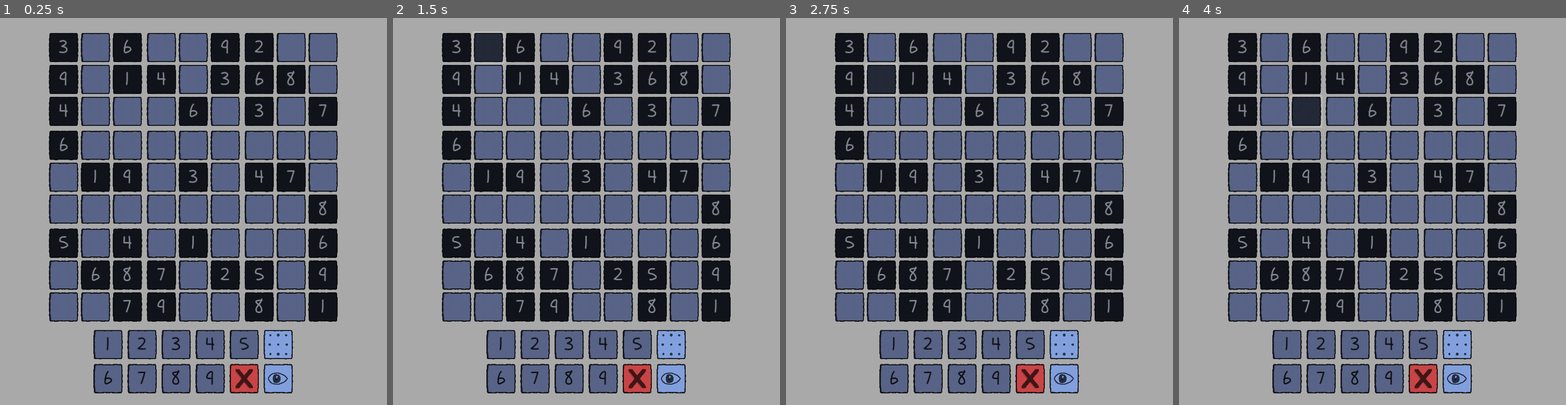
Above: before the commit, frames 1-4 (left to right).
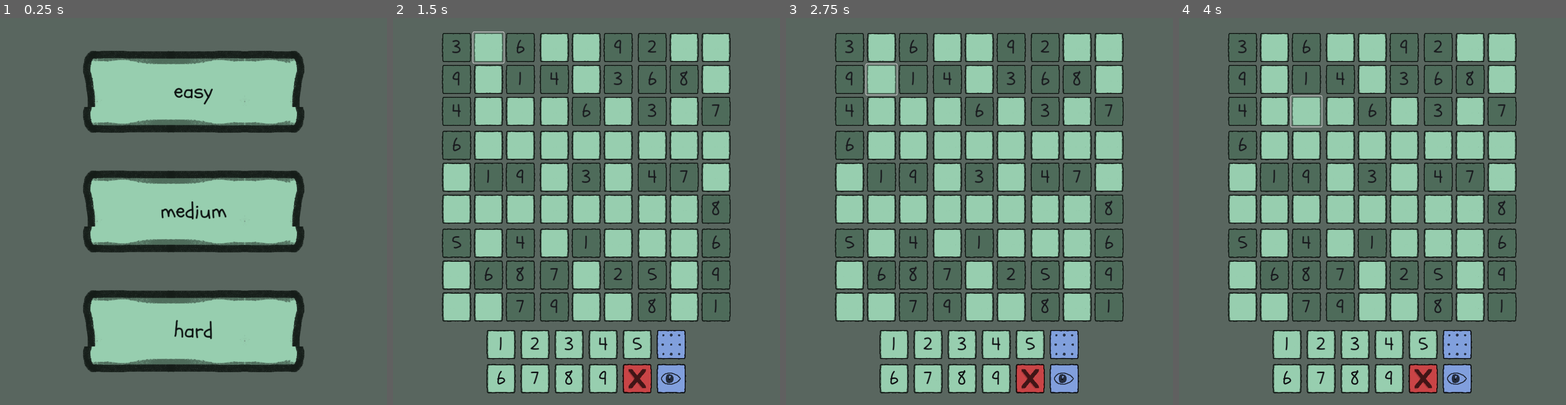
Above: after the commit, the same moments.

Repository: gitMickehh/soduku-recreation
Game: Godot game, scene res://soduku_scene.tscn
The game is run twice, just before and just after one commit, with the same random seed, the same clock (stepped at 60 frames per second) and the same inputs.
Inputs (mouse positions are in pixels of both pictures, inside the frame that each line leads up to):
- Up to frame 1 (0.25 s): no input
- Up to frame 2 (1.5 s): click (586, 211) at 0.5 s, where only the run after the commit has a clickable "medium"; click (489, 48) at 1.27 s
- Up to frame 3 (2.75 s): click (882, 79) at 2.02 s
- Up to frame 4 (4 s): click (1275, 110) at 2.77 s; click (1306, 110) at 3.52 s

The runs differ from the first frame. In frame 1, 98% of the frame differs, in the area x 0-100%, y 0-100%; in frame 2, 91%; in frame 3, 91%; in frame 4, 91%.

Commit message:
better art, difficulty is now selected at the beginning!

Diff:
--- /dev/null
+++ b/main_menu.gd
@@ -0,0 +1,26 @@
+extends Control
+
+@onready var easy_button: Button = $"difficulty-buttons-container/easy"
+@onready var med_button: Button = $"difficulty-buttons-container/med"
+@onready var hard_button: Button = $"difficulty-buttons-container/hard"
+@onready var difficulty_buttons_container: VBoxContainer = $"difficulty-buttons-container"
+@onready var game_container: MarginContainer = $"../Game_Container"
+
+func _ready() -> void:
+	var creator = Soduku_Creator.new()
+	easy_button.connect("pressed", func():
+		_open_game(creator.DIFFICULTY.EASY)
+	)
+
+	med_button.connect("pressed", func():
+		_open_game(creator.DIFFICULTY.MEDIUM)
+	)
+
+	hard_button.connect("pressed", func():
+		_open_game(creator.DIFFICULTY.HARD)
+	)
+
+func _open_game(difficulty) -> void:
+	game_container.visible = true
+	game_container.start_game(difficulty)
+	self.visible = false
--- a/prefabs/button.tscn
+++ b/prefabs/button.tscn
@@ -18,7 +18,7 @@
 offset_bottom = 100.0
 size_flags_horizontal = 0
 size_flags_vertical = 0
-theme_override_colors/font_disabled_color = Color(0.517406, 0.53239, 0.577024, 1)
+theme_override_colors/font_disabled_color = Color(0.0945874, 0.0997229, 0.115127, 1)
 theme_override_colors/font_focus_color = Color(0.0588235, 0.0627451, 0.0745098, 1)
 theme_override_colors/font_color = Color(0.0588235, 0.0627451, 0.0745098, 1)
 theme_override_fonts/font = ExtResource("1_v0gdg")
--- a/scripts/game_container_manager.gd
+++ b/scripts/game_container_manager.gd
@@ -17,7 +17,7 @@
 var horizontal_boxes_containers: Array[Horizontal_Boxes_Container] = []
 
 func _ready() -> void:
-	RenderingServer.set_default_clear_color(Color.DARK_GRAY)
+	RenderingServer.set_default_clear_color(Color("59665f"))
 	input_lines_container.new_input_chosen.connect(_on_new_input_chosen)
 
 	horizontal_boxes_containers.append(horizontal_blocks_container_1)
@@ -25,9 +25,11 @@
 	horizontal_boxes_containers.append(horizontal_blocks_container_3)
 	blocks = _get_block_objects()
 
-	game_array = creator.setup_new_game(creator.DIFFICULTY.MEDIUM)
+	#start_game(creator.DIFFICULTY.MEDIUM)
+
+func start_game(difficulty) -> void:
+	game_array = creator.setup_new_game(difficulty)
 	_set_numbers(game_array)
-
 	_get_game_buttons()
 	_update_buttons_auto_candidates(game_array)
 
--- a/soduku_scene.tscn
+++ b/soduku_scene.tscn
@@ -7,6 +7,7 @@
 [ext_resource type="Resource" uid="uid://c4mbs6443jh31" path="res://stylebox_groups/remove_button.tres" id="4_4oyq0"]
 [ext_resource type="Resource" uid="uid://byp4rg7cs6xqc" path="res://stylebox_groups/candidate_view.tres" id="5_3jbic"]
 [ext_resource type="Resource" uid="uid://bs8y7pt03ahv1" path="res://stylebox_groups/candidate_input.tres" id="6_rw2x8"]
+[ext_resource type="Script" path="res://main_menu.gd" id="9_k3a4o"]
 [ext_resource type="FontFile" uid="uid://coettj6fe2mfm" path="res://art/Schoolbell-Regular.ttf" id="12_3d25l"]
 [ext_resource type="Texture2D" uid="uid://b2j764hbadnmr" path="res://art/Soduku_Sheet_BW.png" id="14_rpmvt"]
 
@@ -298,16 +299,38 @@
 region_rect = Rect2(0, 0, 512, 512)
 modulate_color = Color(0.455, 0.51625, 0.7, 1)
 
-[sub_resource type="StyleBoxTexture" id="StyleBoxTexture_6cff6"]
-texture = ExtResource("14_rpmvt")
-texture_margin_left = 75.0
-texture_margin_top = 60.0
-texture_margin_right = 75.0
-texture_margin_bottom = 60.0
+[sub_resource type="StyleBoxTexture" id="StyleBoxTexture_nmc7c"]
+texture = ExtResource("14_rpmvt")
+texture_margin_left = 50.0
+texture_margin_top = 100.0
+texture_margin_right = 50.0
+texture_margin_bottom = 100.0
 axis_stretch_horizontal = 1
 axis_stretch_vertical = 1
-region_rect = Rect2(0, 0, 512, 512)
-modulate_color = Color(0.429, 0.66, 0.6292, 1)
+region_rect = Rect2(512, 1024, 512, 512)
+modulate_color = Color(0.592157, 0.807843, 0.686275, 1)
+
+[sub_resource type="StyleBoxTexture" id="StyleBoxTexture_y0pom"]
+texture = ExtResource("14_rpmvt")
+texture_margin_left = 50.0
+texture_margin_top = 100.0
+texture_margin_right = 50.0
+texture_margin_bottom = 100.0
+axis_stretch_horizontal = 1
+axis_stretch_vertical = 1
+region_rect = Rect2(1024, 1024, 512, 512)
+modulate_color = Color(0.592157, 0.807843, 0.686275, 1)
+
+[sub_resource type="StyleBoxTexture" id="StyleBoxTexture_6cff6"]
+texture = ExtResource("14_rpmvt")
+texture_margin_left = 50.0
+texture_margin_top = 100.0
+texture_margin_right = 50.0
+texture_margin_bottom = 100.0
+axis_stretch_horizontal = 1
+axis_stretch_vertical = 1
+region_rect = Rect2(0, 1024, 512, 512)
+modulate_color = Color(0.592157, 0.807843, 0.686275, 1)
 
 [node name="Control" type="Control"]
 layout_mode = 3
@@ -320,6 +343,7 @@
 size_flags_vertical = 4
 
 [node name="Game_Container" type="MarginContainer" parent="."]
+visible = false
 layout_mode = 1
 anchors_preset = 15
 anchor_right = 1.0
@@ -473,58 +497,64 @@
 text = "f"
 
 [node name="main-menu" type="Control" parent="."]
-visible = false
 layout_mode = 1
 anchors_preset = 15
 anchor_right = 1.0
 anchor_bottom = 1.0
 grow_horizontal = 2
 grow_vertical = 2
-
-[node name="VBoxContainer" type="VBoxContainer" parent="main-menu"]
+script = ExtResource("9_k3a4o")
+
+[node name="difficulty-buttons-container" type="VBoxContainer" parent="main-menu"]
 layout_mode = 1
 anchors_preset = 8
 anchor_left = 0.5
 anchor_top = 0.5
 anchor_right = 0.5
 anchor_bottom = 0.5
-offset_left = -4.0
-offset_top = -4.0
-offset_right = 4.0
-offset_bottom = 4.0
+offset_left = -319.0
+offset_top = -343.0
+offset_right = 320.0
+offset_bottom = 343.0
 grow_horizontal = 2
 grow_vertical = 2
 theme_override_constants/separation = 50
 
-[node name="divider" type="Control" parent="main-menu/VBoxContainer"]
-layout_mode = 2
-
-[node name="easy" type="Button" parent="main-menu/VBoxContainer"]
-custom_minimum_size = Vector2(400, 100)
+[node name="divider" type="Control" parent="main-menu/difficulty-buttons-container"]
+layout_mode = 2
+
+[node name="easy" type="Button" parent="main-menu/difficulty-buttons-container"]
+custom_minimum_size = Vector2(400, 200)
 layout_mode = 2
 theme_override_colors/font_color = Color(0.0509804, 0.0705882, 0.0666667, 1)
 theme_override_fonts/font = ExtResource("12_3d25l")
-theme_override_font_sizes/font_size = 45
+theme_override_font_sizes/font_size = 60
+theme_override_styles/hover = SubResource("StyleBoxTexture_nmc7c")
+theme_override_styles/pressed = SubResource("StyleBoxTexture_y0pom")
 theme_override_styles/normal = SubResource("StyleBoxTexture_6cff6")
 text = "easy"
 
-[node name="med" type="Button" parent="main-menu/VBoxContainer"]
-custom_minimum_size = Vector2(400, 100)
+[node name="med" type="Button" parent="main-menu/difficulty-buttons-container"]
+custom_minimum_size = Vector2(400, 200)
 layout_mode = 2
 theme_override_colors/font_color = Color(0.0509804, 0.0705882, 0.0666667, 1)
 theme_override_fonts/font = ExtResource("12_3d25l")
-theme_override_font_sizes/font_size = 45
+theme_override_font_sizes/font_size = 60
+theme_override_styles/hover = SubResource("StyleBoxTexture_nmc7c")
+theme_override_styles/pressed = SubResource("StyleBoxTexture_y0pom")
 theme_override_styles/normal = SubResource("StyleBoxTexture_6cff6")
 text = "medium"
 
-[node name="hard" type="Button" parent="main-menu/VBoxContainer"]
-custom_minimum_size = Vector2(400, 100)
+[node name="hard" type="Button" parent="main-menu/difficulty-buttons-container"]
+custom_minimum_size = Vector2(400, 200)
 layout_mode = 2
 theme_override_colors/font_color = Color(0.0509804, 0.0705882, 0.0666667, 1)
 theme_override_fonts/font = ExtResource("12_3d25l")
-theme_override_font_sizes/font_size = 45
+theme_override_font_sizes/font_size = 60
+theme_override_styles/hover = SubResource("StyleBoxTexture_nmc7c")
+theme_override_styles/pressed = SubResource("StyleBoxTexture_y0pom")
 theme_override_styles/normal = SubResource("StyleBoxTexture_6cff6")
 text = "hard"
 
-[node name="divider2" type="Control" parent="main-menu/VBoxContainer"]
-layout_mode = 2
+[node name="divider2" type="Control" parent="main-menu/difficulty-buttons-container"]
+layout_mode = 2
--- a/texture_styleboxes_BW_raw/candidates_input_D_button.tres
+++ b/texture_styleboxes_BW_raw/candidates_input_D_button.tres
@@ -7,5 +7,5 @@
 texture = ExtResource("1_aavnk")
 axis_stretch_horizontal = 2
 axis_stretch_vertical = 2
-region_rect = Rect2(512, 1024, 512, 512)
+region_rect = Rect2(1024, 512, 512, 512)
 modulate_color = Color(0.52549, 0.647059, 0.898039, 1)
--- a/texture_styleboxes_BW_raw/candidates_input_N_button.tres
+++ b/texture_styleboxes_BW_raw/candidates_input_N_button.tres
@@ -7,5 +7,5 @@
 texture = ExtResource("1_3frjv")
 axis_stretch_horizontal = 2
 axis_stretch_vertical = 2
-region_rect = Rect2(0, 1024, 512, 512)
+region_rect = Rect2(512, 512, 512, 512)
 modulate_color = Color(0.525764, 0.648319, 0.898502, 1)
--- a/texture_styleboxes_BW_raw/candidates_view_D_button.tres
+++ b/texture_styleboxes_BW_raw/candidates_view_D_button.tres
@@ -7,5 +7,5 @@
 texture = ExtResource("1_ot4x8")
 axis_stretch_horizontal = 2
 axis_stretch_vertical = 2
-region_rect = Rect2(1024, 512, 512, 512)
+region_rect = Rect2(0, 512, 512, 512)
 modulate_color = Color(0.52549, 0.647059, 0.898039, 1)
--- a/texture_styleboxes_BW_raw/candidates_view_N_button.tres
+++ b/texture_styleboxes_BW_raw/candidates_view_N_button.tres
@@ -7,5 +7,5 @@
 texture = ExtResource("1_bkiuc")
 axis_stretch_horizontal = 2
 axis_stretch_vertical = 2
-region_rect = Rect2(512, 512, 512, 512)
+region_rect = Rect2(1536, 0, 512, 512)
 modulate_color = Color(0.52549, 0.647059, 0.898039, 1)
--- a/texture_styleboxes_BW_raw/default_D_button.tres
+++ b/texture_styleboxes_BW_raw/default_D_button.tres
@@ -7,5 +7,5 @@
 texture = ExtResource("1_36g75")
 axis_stretch_horizontal = 2
 axis_stretch_vertical = 2
-region_rect = Rect2(0, 512, 512, 512)
-modulate_color = Color(0.454902, 0.517647, 0.701961, 1)
+region_rect = Rect2(1024, 0, 512, 512)
+modulate_color = Color(0.592157, 0.807843, 0.686275, 1)
--- a/texture_styleboxes_BW_raw/default_HL_D_button.tres
+++ b/texture_styleboxes_BW_raw/default_HL_D_button.tres
@@ -7,5 +7,5 @@
 texture = ExtResource("1_61we1")
 axis_stretch_horizontal = 2
 axis_stretch_vertical = 2
-region_rect = Rect2(0, 512, 512, 512)
-modulate_color = Color(0.800019, 0.886334, 0.922779, 1)
+region_rect = Rect2(512, 0, 512, 512)
+modulate_color = Color(0.42095, 0.59555, 0.39443, 1)
--- a/texture_styleboxes_BW_raw/default_HL_H_button.tres
+++ b/texture_styleboxes_BW_raw/default_HL_H_button.tres
@@ -8,4 +8,4 @@
 axis_stretch_horizontal = 2
 axis_stretch_vertical = 2
 region_rect = Rect2(512, 0, 512, 512)
-modulate_color = Color(0.60881, 0.663173, 0.81666, 1)
+modulate_color = Color(0.792157, 0.913725, 0.772549, 1)
--- a/texture_styleboxes_BW_raw/default_HL_N_button.tres
+++ b/texture_styleboxes_BW_raw/default_HL_N_button.tres
@@ -8,4 +8,4 @@
 axis_stretch_horizontal = 2
 axis_stretch_vertical = 2
 region_rect = Rect2(0, 0, 512, 512)
-modulate_color = Color(0.774052, 0.807884, 0.902215, 1)
+modulate_color = Color(0.790578, 0.91548, 0.774114, 1)
--- a/texture_styleboxes_BW_raw/default_H_button.tres
+++ b/texture_styleboxes_BW_raw/default_H_button.tres
@@ -8,4 +8,4 @@
 axis_stretch_horizontal = 2
 axis_stretch_vertical = 2
 region_rect = Rect2(512, 0, 512, 512)
-modulate_color = Color(0.454902, 0.517647, 0.701961, 1)
+modulate_color = Color(0.592157, 0.807843, 0.686275, 1)
--- a/texture_styleboxes_BW_raw/default_N_button.tres
+++ b/texture_styleboxes_BW_raw/default_N_button.tres
@@ -8,4 +8,4 @@
 axis_stretch_horizontal = 2
 axis_stretch_vertical = 2
 region_rect = Rect2(0, 0, 512, 512)
-modulate_color = Color(0.455, 0.51625, 0.7, 1)
+modulate_color = Color(0.590996, 0.809166, 0.686891, 1)
--- a/texture_styleboxes_BW_raw/duplicate_D_button.tres
+++ b/texture_styleboxes_BW_raw/duplicate_D_button.tres
@@ -7,5 +7,5 @@
 texture = ExtResource("1_00b1r")
 axis_stretch_horizontal = 2
 axis_stretch_vertical = 2
-region_rect = Rect2(0, 512, 512, 512)
+region_rect = Rect2(1024, 0, 512, 512)
 modulate_color = Color(0.815686, 0.27451, 0.286275, 1)
--- a/texture_styleboxes_BW_raw/duplicate_HL_D_button.tres
+++ b/texture_styleboxes_BW_raw/duplicate_HL_D_button.tres
@@ -7,5 +7,5 @@
 texture = ExtResource("1_23dpi")
 axis_stretch_horizontal = 2
 axis_stretch_vertical = 2
-region_rect = Rect2(0, 512, 512, 512)
+region_rect = Rect2(1024, 0, 512, 512)
 modulate_color = Color(0.959377, 0.449135, 0.497357, 1)
--- a/texture_styleboxes_BW_raw/full_HL_H_button.tres
+++ b/texture_styleboxes_BW_raw/full_HL_H_button.tres
@@ -7,5 +7,5 @@
 texture = ExtResource("1_6fa7i")
 axis_stretch_horizontal = 2
 axis_stretch_vertical = 2
-region_rect = Rect2(1024, 0, 512, 512)
+region_rect = Rect2(512, 0, 512, 512)
 modulate_color = Color(0.915538, 0.732224, 0.552077, 1)
--- a/texture_styleboxes_BW_raw/full_HL_N_button.tres
+++ b/texture_styleboxes_BW_raw/full_HL_N_button.tres
@@ -7,5 +7,5 @@
 texture = ExtResource("1_wv1js")
 axis_stretch_horizontal = 2
 axis_stretch_vertical = 2
-region_rect = Rect2(1024, 0, 512, 512)
+region_rect = Rect2(0, 0, 512, 512)
 modulate_color = Color(0.892148, 0.624815, 0.411327, 1)
--- a/texture_styleboxes_BW_raw/full_H_button.tres
+++ b/texture_styleboxes_BW_raw/full_H_button.tres
@@ -7,5 +7,5 @@
 texture = ExtResource("1_70ily")
 axis_stretch_horizontal = 2
 axis_stretch_vertical = 2
-region_rect = Rect2(1024, 0, 512, 512)
+region_rect = Rect2(512, 0, 512, 512)
 modulate_color = Color(0.948205, 0.630494, 0.354069, 1)
--- a/texture_styleboxes_BW_raw/full_N_button.tres
+++ b/texture_styleboxes_BW_raw/full_N_button.tres
@@ -7,5 +7,5 @@
 texture = ExtResource("1_ng4ty")
 axis_stretch_horizontal = 2
 axis_stretch_vertical = 2
-region_rect = Rect2(1024, 0, 512, 512)
+region_rect = Rect2(0, 0, 512, 512)
 modulate_color = Color(0.823529, 0.490196, 0.172549, 1)
--- a/texture_styleboxes_BW_raw/remove_D_button.tres
+++ b/texture_styleboxes_BW_raw/remove_D_button.tres
@@ -7,5 +7,5 @@
 texture = ExtResource("1_3uhxf")
 axis_stretch_horizontal = 2
 axis_stretch_vertical = 2
-region_rect = Rect2(1024, 1024, 512, 512)
+region_rect = Rect2(1536, 512, 512, 512)
 modulate_color = Color(0.32, 0.0576, 0.0663467, 1)
--- a/texture_styleboxes_BW_raw/remove_N_button.tres
+++ b/texture_styleboxes_BW_raw/remove_N_button.tres
@@ -7,5 +7,5 @@
 texture = ExtResource("1_wrjok")
 axis_stretch_horizontal = 2
 axis_stretch_vertical = 2
-region_rect = Rect2(1024, 1024, 512, 512)
+region_rect = Rect2(1536, 512, 512, 512)
 modulate_color = Color(0.815686, 0.27451, 0.286275, 1)
Binary file changed: art/Soduku_Sheet_BW.png
Not shown: 1 places in soduku_scene.tscn that only renumber resources
